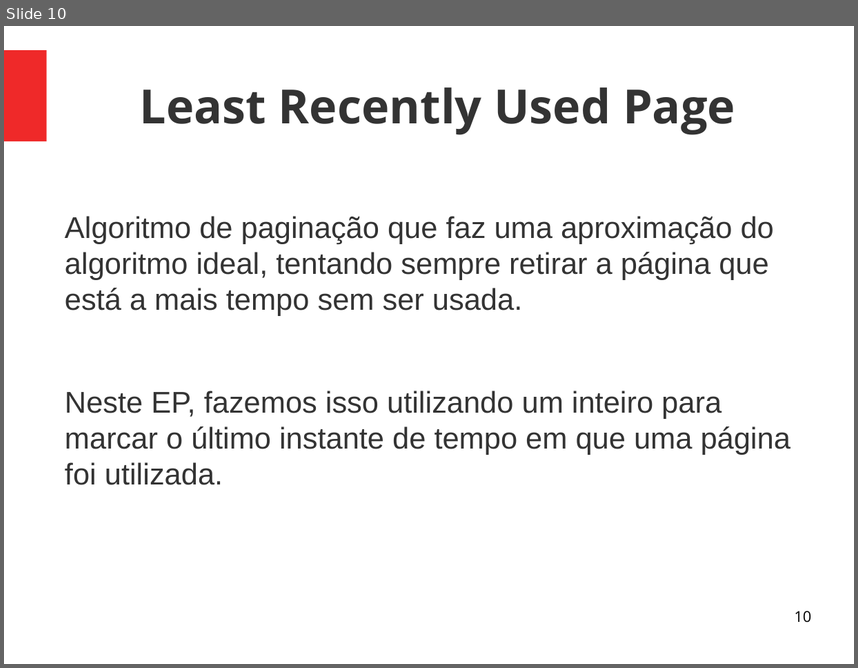
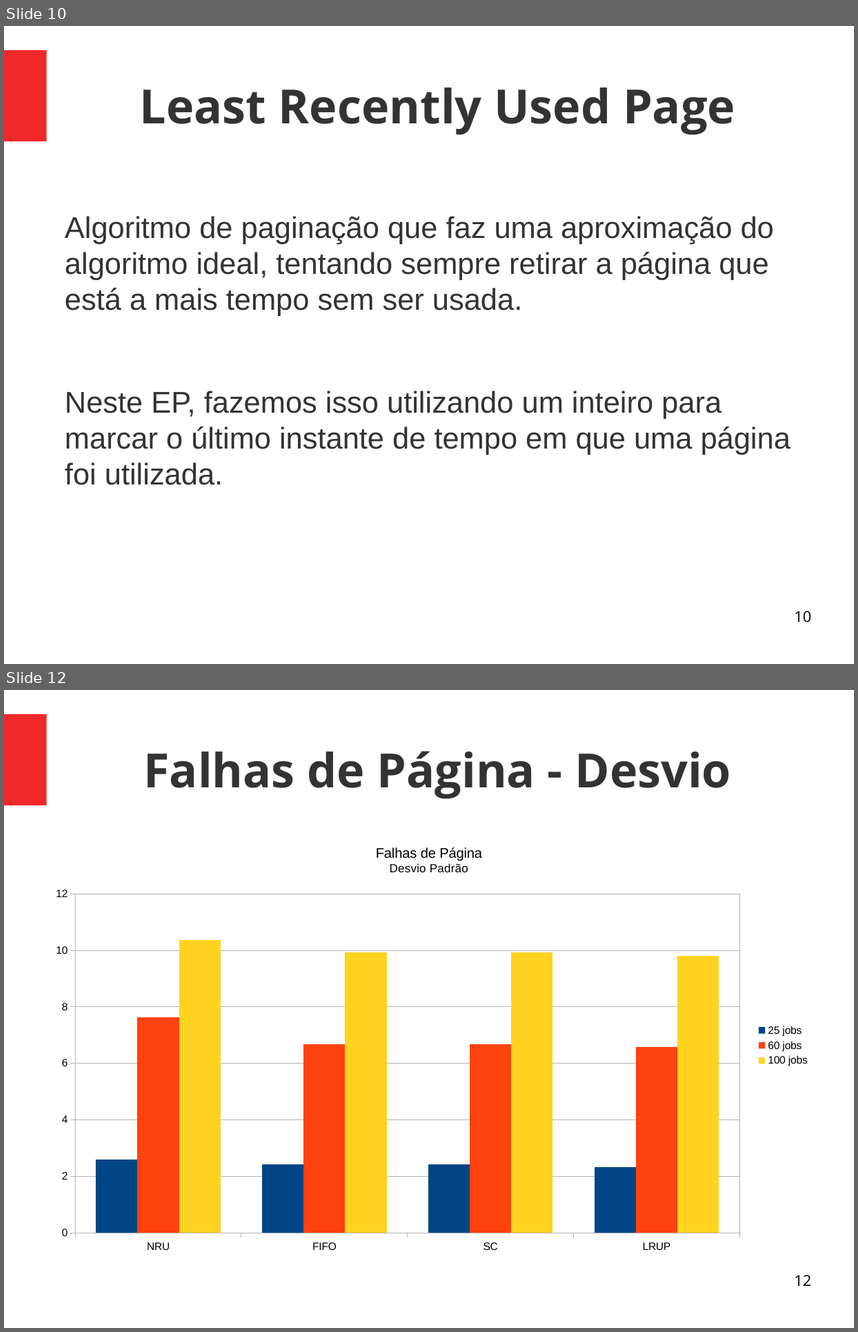
Before and after one commit to Mlordx/sistemasoperacionais, a slide deck: ep2/apresentacao.odp. Shown one above the other, each under a label of ours: slide 10 before the commit, slides 10 and 12 after it; the slides between them are not shown. The pictures are 858x668 and 858x1332 pixels, drawn with LibreOffice and Linux fonts; fonts in the diff are those of the drawing. Boxes give left, top, right and bottom in pixels: in the first picture for what was removed or moved away, otherwise in the second. Text is boxed around its words. In the diff, an @@ line names an element or a change of style, - is before the commit and + after.

```diff
--- a/ep2/apresentacao.odp
+++ b/ep2/apresentacao.odp
@@ slide 12 added at [4, 690, 854, 1328], background #FFFFFF; not listed: 1 template element that a slide beside it also shows @@
@@ title added at [143, 751, 732, 799], 44 pt, text #333333, bold @@
+Falhas de Página - Desvio
@@ column chart added at [41, 829, 818, 1261] @@
+title "Falhas de Página Desvio Padrão"
+categories: NRU, FIFO, SC, LRUP
+25 jobs: 2.6, 2.4, 2.4, 2.3
+60 jobs: 7.6, 6.7, 6.7, 6.6
+100 jobs: 10.4, 9.9, 9.9, 9.8
@@ page number added at [794, 1274, 811, 1285], 14 pt, text #000000 @@
+12
```
Also in this commit, not shown: 2 other slides added, 1 other file.
